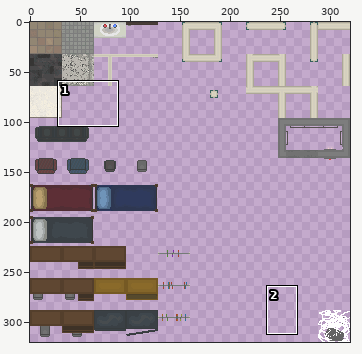
One commit to this sprite sheet: lsh/assets/rooms/onenightlshspritesheet-Sheet.png. Above: a wide view before the commit, with the close-up outlined.
Close-up. As it was:
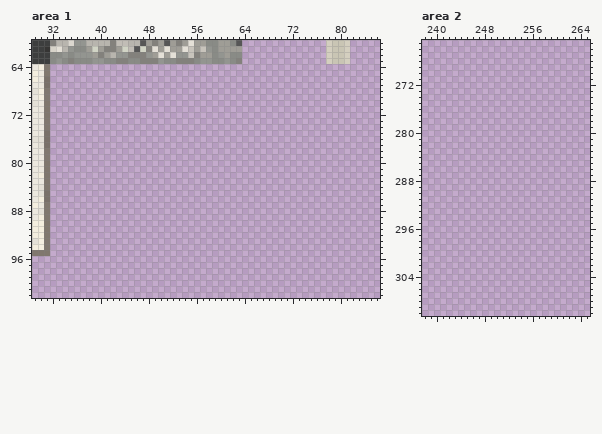
The file is 320x320 pixels. Pixels under 10% opacity are left out. Colours within 5 levels of each other are drawn and written as one. Shown: area 1: x 29..86, y 60..102; area 2: x 238..265, y 265..310. The commit also changed other parts of the picture, which this record leaves out.
And afterwards:
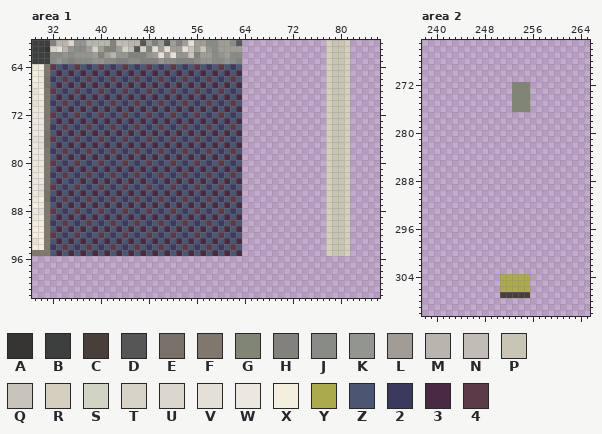
Palette (. is transparent): A #363534  B #3d3e3e  C #493f3a  D #565656  E #797069  F #80776e  G #818574  H #83817c  J #898b86  K #939590  L #9f9d96  M #b8b5ae  N #c1bdb6  P #c9c5b4  Q #c8c4bc  R #d4cfbf  S #d1d4c5  T #d7d3c9  U #dbd7cf  V #e4e0d7  W #ece8df  X #f4eedf  Y #abab4e  Z #4b5772  2 #3b395e  3 #482b42  4 #5c3946
Difference:
Area 1:
y 64: x 32..63 ................................ -> 4Z2Z4Z2Z4Z2Z4Z2Z4Z2Z4Z2Z4Z2Z4Z2Z; x 78..81 .... -> RPPR
y 65: x 32..63 ................................ -> Z3Z3Z3Z3Z3Z3Z3Z3Z3Z3Z3Z3Z3Z3Z3Z3; x 78..81 .... -> RPPR
y 66: x 32..63 ................................ -> 2Z4Z2Z4Z2Z4Z2Z4Z2Z4Z2Z4Z2Z4Z2Z4Z; x 78..81 .... -> RPPR
y 67: x 32..63 ................................ -> Z3Z3Z3Z3Z3Z3Z3Z3Z3Z3Z3Z3Z3Z3Z3Z3; x 78..81 .... -> RPPR
y 68: x 32..63 ................................ -> 4Z2Z4Z2Z4Z2Z4Z2Z4Z2Z4Z2Z4Z2Z4Z2Z; x 78..81 .... -> RPPR
y 69: x 32..63 ................................ -> Z3Z3Z3Z3Z3Z3Z3Z3Z3Z3Z3Z3Z3Z3Z3Z3; x 78..81 .... -> RPPR
y 70: x 32..63 ................................ -> 2Z4Z2Z4Z2Z4Z2Z4Z2Z4Z2Z4Z2Z4Z2Z4Z; x 78..81 .... -> RPPR
y 71: x 32..63 ................................ -> Z3Z3Z3Z3Z3Z3Z3Z3Z3Z3Z3Z3Z3Z3Z3Z3; x 78..81 .... -> RPPR
y 72: x 32..63 ................................ -> 4Z2Z4Z2Z4Z2Z4Z2Z4Z2Z4Z2Z4Z2Z4Z2Z; x 78..81 .... -> RPPR
y 73: x 32..63 ................................ -> Z3Z3Z3Z3Z3Z3Z3Z3Z3Z3Z3Z3Z3Z3Z3Z3; x 78..81 .... -> RPPR
y 74: x 32..63 ................................ -> 2Z4Z2Z4Z2Z4Z2Z4Z2Z4Z2Z4Z2Z4Z2Z4Z; x 78..81 .... -> RPPR
y 75: x 32..63 ................................ -> Z3Z3Z3Z3Z3Z3Z3Z3Z3Z3Z3Z3Z3Z3Z3Z3; x 78..81 .... -> RPPR
y 76: x 32..63 ................................ -> 4Z2Z4Z2Z4Z2Z4Z2Z4Z2Z4Z2Z4Z2Z4Z2Z; x 78..81 .... -> RPPR
y 77: x 32..63 ................................ -> Z3Z3Z3Z3Z3Z3Z3Z3Z3Z3Z3Z3Z3Z3Z3Z3; x 78..81 .... -> RPPR
y 78: x 32..63 ................................ -> 2Z4Z2Z4Z2Z4Z2Z4Z2Z4Z2Z4Z2Z4Z2Z4Z; x 78..81 .... -> RPPR
y 79: x 32..63 ................................ -> Z3Z3Z3Z3Z3Z3Z3Z3Z3Z3Z3Z3Z3Z3Z3Z3; x 78..81 .... -> RPPR
y 80: x 32..63 ................................ -> 4Z2Z4Z2Z4Z2Z4Z2Z4Z2Z4Z2Z4Z2Z4Z2Z; x 78..81 .... -> RPPR
y 81: x 32..63 ................................ -> Z3Z3Z3Z3Z3Z3Z3Z3Z3Z3Z3Z3Z3Z3Z3Z3; x 78..81 .... -> RPPR
y 82: x 32..63 ................................ -> 2Z4Z2Z4Z2Z4Z2Z4Z2Z4Z2Z4Z2Z4Z2Z4Z; x 78..81 .... -> RPPR
y 83: x 32..63 ................................ -> Z3Z2Z3Z3Z3Z3Z3Z3Z2Z3Z3Z3Z3Z3Z3Z3; x 78..81 .... -> RPPR
y 84: x 32..63 ................................ -> 4Z2Z4Z2Z4Z2Z4Z2Z4Z2Z4Z2Z4Z2Z4Z2Z; x 78..81 .... -> RPPR
y 85: x 32..63 ................................ -> Z3Z3Z3Z3Z3Z3Z3Z3Z3Z3Z3Z3Z3Z3Z3Z3; x 78..81 .... -> RPPR
y 86: x 32..63 ................................ -> 2Z4Z2Z4Z2Z4Z2Z4Z2Z4Z2Z4Z2Z4Z2Z4Z; x 78..81 .... -> RPPR
y 87: x 32..63 ................................ -> Z3Z3Z3Z3Z3Z3Z3Z3Z3Z3Z3Z3Z3Z3Z3Z3; x 78..81 .... -> RPPR
y 88: x 32..63 ................................ -> 4Z2Z4Z2Z4Z2Z4Z2Z4Z2Z4Z2Z4Z2Z4Z2Z; x 78..81 .... -> RPPR
y 89: x 32..63 ................................ -> Z3Z3Z3Z3Z3Z3Z3Z3Z3Z3Z3Z3Z3Z3Z3Z3; x 78..81 .... -> RPPR
y 90: x 32..63 ................................ -> 2Z4Z2Z4Z2Z4Z2Z4Z2Z4Z2Z4Z2Z4Z2Z4Z; x 78..81 .... -> RPPR
y 91: x 32..63 ................................ -> Z3Z3Z3Z3Z3Z3Z3Z3Z3Z3Z3Z3Z3Z3Z3Z3; x 78..81 .... -> RPPR
y 92: x 32..63 ................................ -> 4Z2Z4Z2Z4Z2Z4Z2Z4Z2Z4Z2Z4Z2Z4Z2Z; x 78..81 .... -> RPPR
y 93: x 32..63 ................................ -> Z3Z3Z3Z3Z3Z3Z3Z3Z3Z3Z3Z3Z3Z3Z3Z3; x 78..81 .... -> RPPR
y 94: x 32..63 ................................ -> 2Z4Z2Z4Z2Z4Z2Z4Z2Z4Z2Z4Z2Z4Z2Z4Z; x 78..81 .... -> RPPR
y 95: x 32..63 ................................ -> Z3Z3Z3Z3Z3Z3Z3Z3Z3Z3Z3Z3Z3Z3Z3Z3; x 78..81 .... -> RPPR
Area 2:
y 272..276: x 253..255 ... -> GGG
y 304..306: x 251..255 ..... -> YYYYY
y 307: x 251..255 ..... -> CCCCC
Boxes around the changes in both close-ups, in picture pixels (x1, y1, x2, y2):
added: (50, 64, 242, 256)
added: (326, 64, 350, 256)
added: (512, 82, 530, 112)
added: (500, 274, 530, 298)
